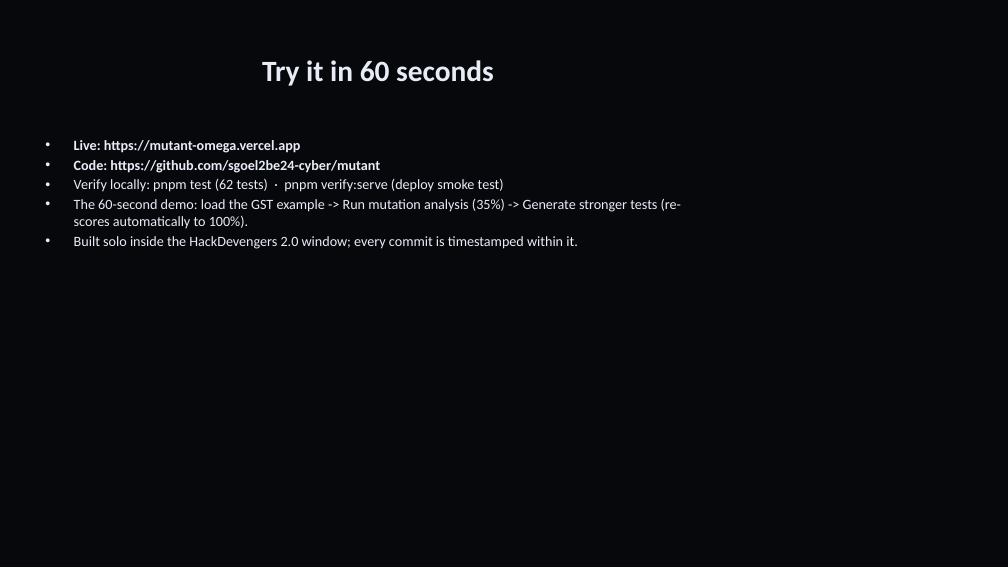
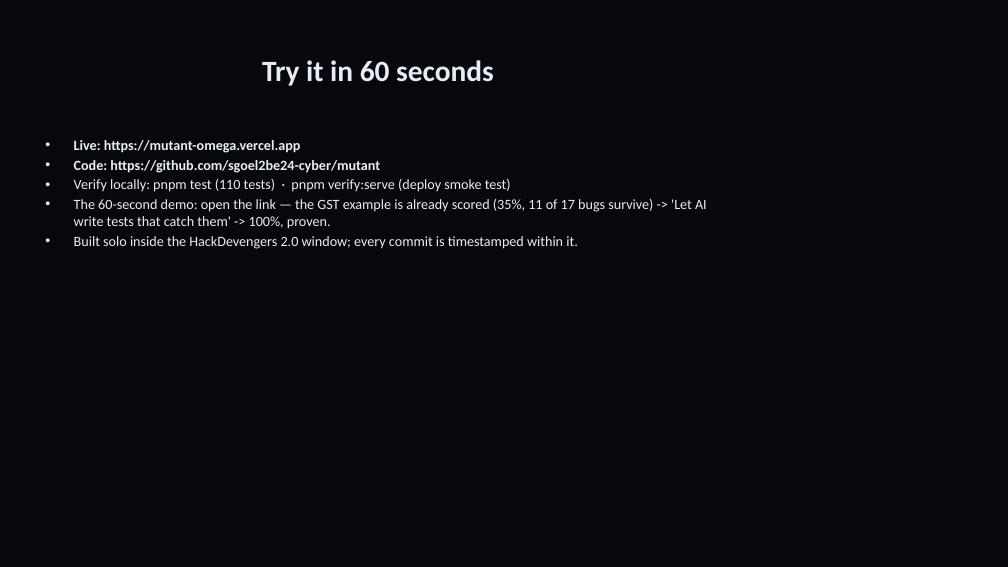
Before and after one commit to sgoel2be24-cyber/mutant, a slide deck: slide 12 of deck/Mutant-HackDevengers2.pptx. Drawn at 1008x567 pixels with LibreOffice and Linux fonts; fonts in the diff are those of the drawing. Boxes give left, top, right and bottom in pixels: in the first picture for what was removed or moved away, otherwise in the second. Text is boxed around its words. In the diff, an @@ line names an element or a change of style, - is before the commit and + after.

Commit message:
docs+deck: reframe around 'who checks AI-written tests?', surface the verified Kill-this-mutant loop, update demo steps and test counts (110)

```diff
--- a/deck/Mutant-HackDevengers2.pptx
+++ b/deck/Mutant-HackDevengers2.pptx
@@ text at <box>74,179,707,229</box>: text changed @@
-• Verify locally: pnpm test (62 tests) · pnpm verify:serve (deploy smoke test)
-• The 60-second demo: load the GST example -> Run mutation analysis (35%) -> Generate stronger tests (re-scores automatically to 100%).
+• Verify locally: pnpm test (110 tests) · pnpm verify:serve (deploy smoke test)
+• The 60-second demo: open the link — the GST example is already scored (35%, 11 of 17 bugs survive) -> 'Let AI write tests that catch them' -> 100%, proven.
```
Also in this commit, not shown: 6 other slides changed, 1 other file.
